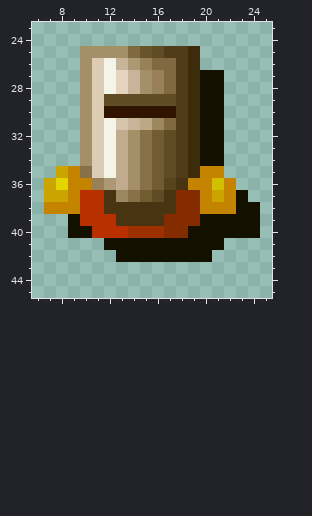
Edited in one commit: pixel-art sprite (menufx/gui2-64/creatr_icon_64/avatr_std.png). This is how it looked before the edit.
The file is 30x50 pixels. Shown: x 6..25, y 23..45.
The result:
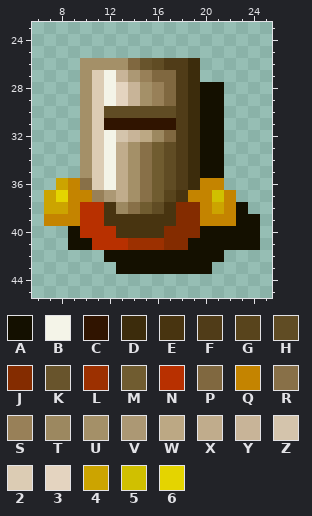
Palette (. is transparent): A #141000  B #f4f4e8  C #301400  D #3c2c0c  E #483410  F #503c18  G #58441c  H #604c24  J #842c00  K #68542c  L #9c3000  M #705c30  N #b83000  P #806840  Q #c48400  R #887048  S #988058  T #9c8860  U #a49068  V #ac9874  W #bca884  X #c0ac8c  Y #c8b498  Z #d4c4ac  2 #dcccb4  3 #e4d4c0  4 #cca400  5 #d0c000  6 #e4d400
Change:
@@ x 6..25 @@
 24 ....................
-25 ....UUUUPKHFFD......
-26 ....U2BYVSPPFD......
-27 ....U2B3YUSPFDAA....
+25 ....................
+26 ....UUUUPKHFFD......
+27 ....U2BYVSPPFD......
 28 ....U2B3YUSPFDAA....
-29 ....U2HHHHHHFDAA....
-30 ....U2CCCCCCFDAA....
-31 ....U2BZYWTPFDAA....
-32 ....U2BXURMHFDAA....
+29 ....U2B3YUSPFDAA....
+30 ....U2HHHHHHFDAA....
+31 ....U2CCCCCCFDAA....
+32 ....U2BZYWTPFDAA....
 33 ....U2BXURMHFDAA....
 34 ....U2BXURMHFDAA....
-35 ..4QR2BXURMHFDQQ....
-36 .46QQSVXURMGEQQ5Q...
-37 .44QNNETRMHEJJQ4QA..
-38 .QQQNNEEEEEEJJQQQAA.
-39 ...ANNNEEEEJJJAAAAA.
-40 ...AANNNLLLJJAAAAAA.
-41 ......AAAAAAAAAA....
-42 .......AAAAAAAA.....
-43 ....................
+35 ....U2BXURMHFDAA....
+36 ..4QR2BXURMHFDQQ....
+37 .46QQSVXURMGEQQ5Q...
+38 .44QNNETRMHEJJQ4QA..
+39 .QQQNNEEEEEEJJQQQAA.
+40 ...ANNNEEEEJJJAAAAA.
+41 ...AANNNLLLJJAAAAAA.
+42 ......AAAAAAAAAA....
+43 .......AAAAAAAA.....
 44 ....................
Where, in picture pixels (left, top, right, bottom), the same in both pictures:
changed: (44, 46, 260, 274)
